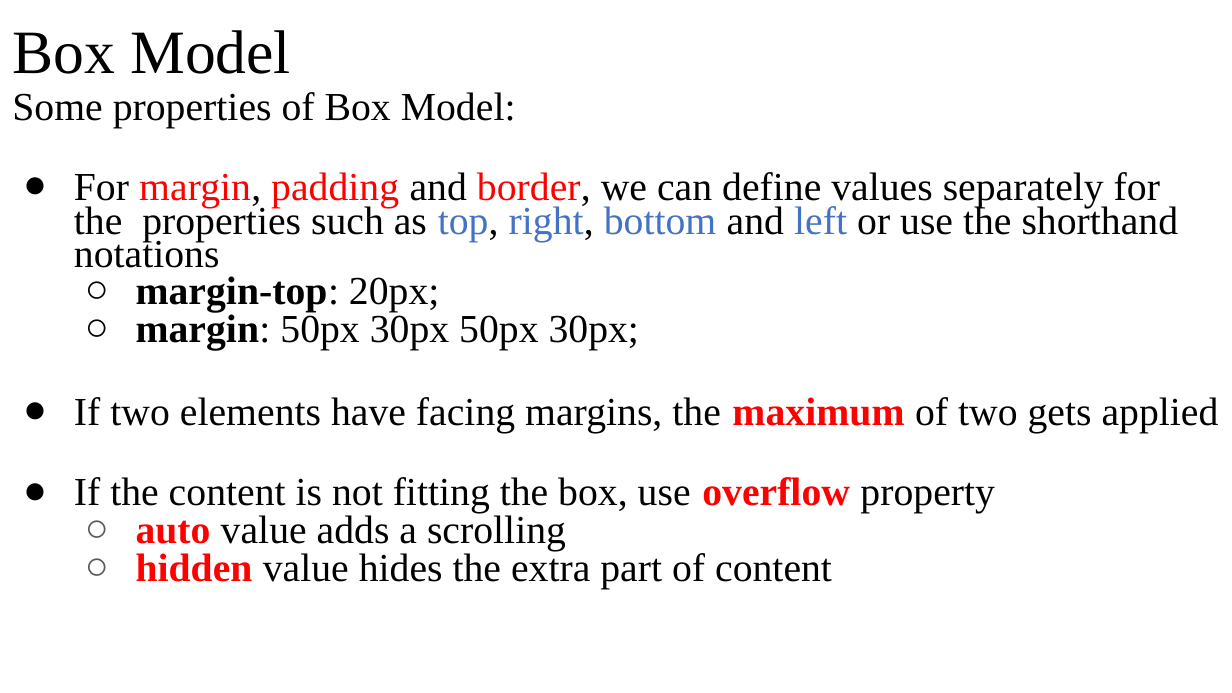
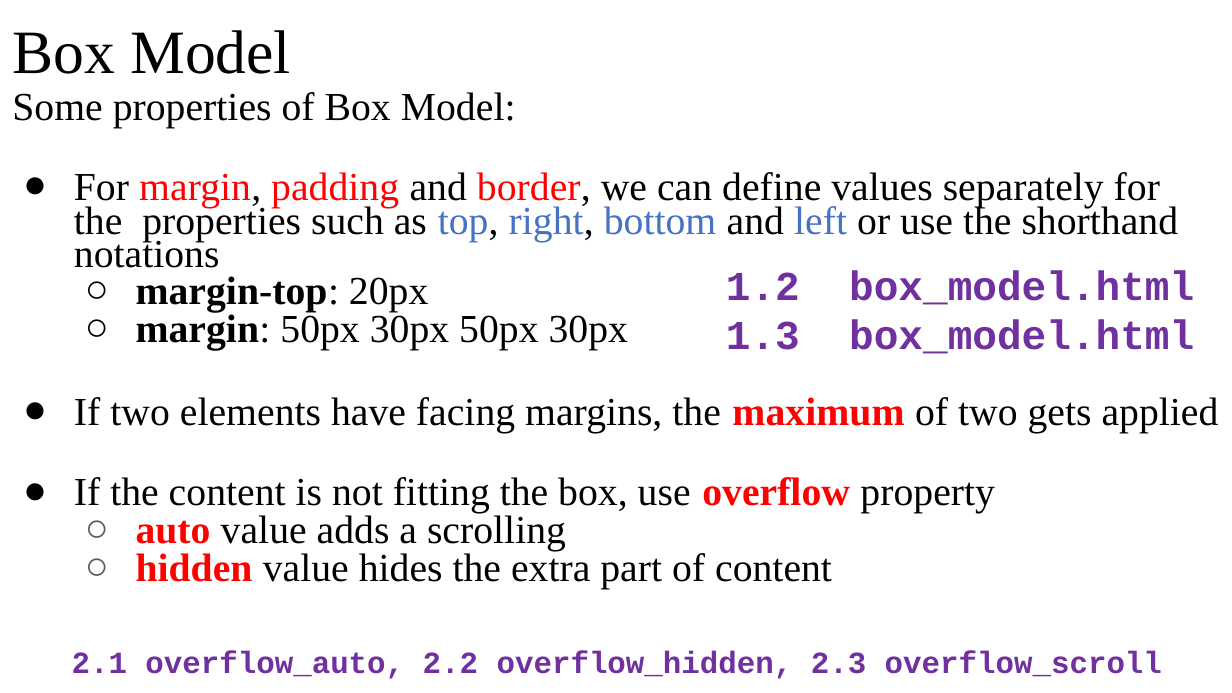
Before and after one commit to manglayev/nu-courses-material, a slide deck: slide 4 of CSCI-111/week-4/week-4-lecture.pptx. Drawn at 1232x693 pixels with LibreOffice and Linux fonts; fonts in the diff are those of the drawing. Boxes give left, top, right and bottom in pixels: in the first picture for what was removed or moved away, otherwise in the second. Text is boxed around its words. In the diff, an @@ line names an element or a change of style, - is before the commit and + after.

```diff
--- a/CSCI-111/week-4/week-4-lecture.pptx
+++ b/CSCI-111/week-4/week-4-lecture.pptx
@@ text at box(136, 276, 628, 351): text changed @@
-  ○ margin-top: 20px;
-  ○ margin: 50px 30px 50px 30px;
+  ○ margin-top: 20px
+  ○ margin: 50px 30px 50px 30px
@@ text added at box(726, 270, 1194, 354), 24 pt, text #7030A0, bold @@
+1.2 box_model.html
+1.3 box_model.html
@@ text added at box(72, 651, 1162, 679), 18 pt, text #7030A0, bold @@
+2.1 overflow_auto, 2.2 overflow_hidden, 2.3 overflow_scroll
```
Also in this commit, not shown: 8 other slides changed, 56 other files.
